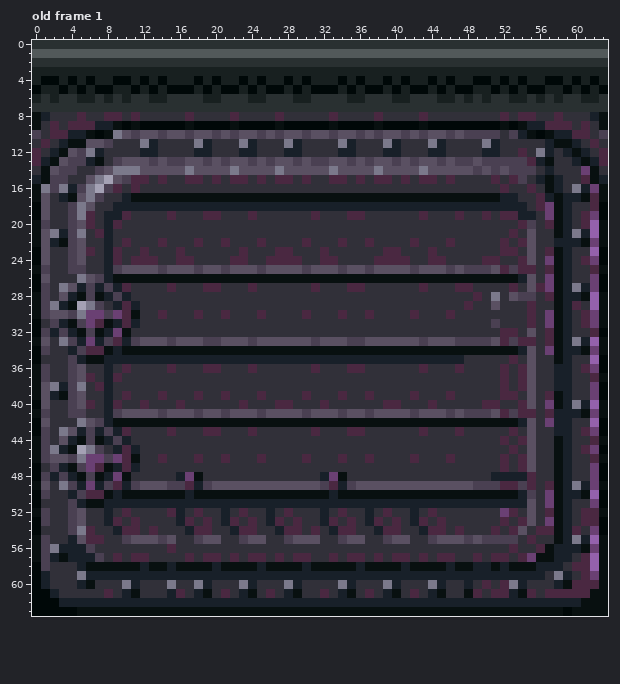
Edited in one commit: pixel-art file (art/sprites/door3.aseprite). The picture above was drawn from the file before the commit.
64x64 pixels, 1 frame. Shown: old frame 1. The commit also changed other frames, which this record leaves out.
The same view after the edit:
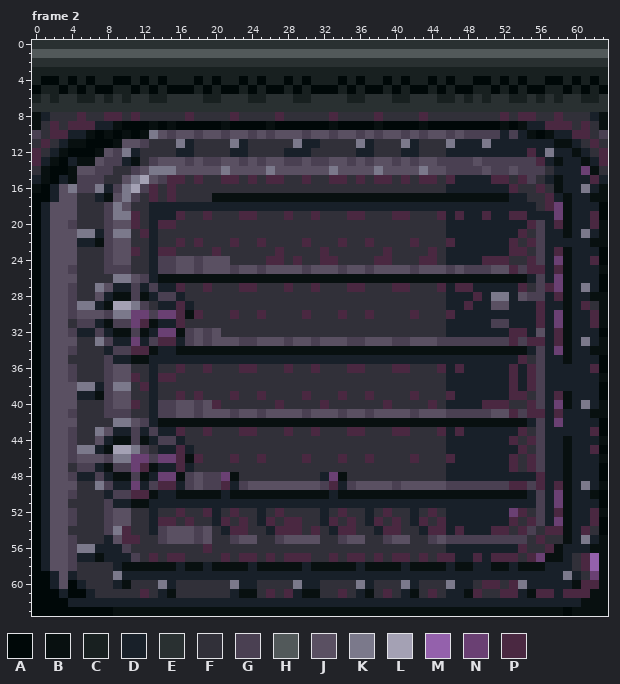
Palette (. is transparent): A #000808  B #081010  C #182020  D #182029  E #293031  F #313039  G #4a4052  H #52595a  J #5a5062  K #7b798b  L #a4a1b4  M #9461ac  N #6a4073  P #4a2841
A new or re-ordered frame is compared with the old frame closest to it.
Edits made:
frames 1 -> 3
Changed rows in their new state; - is an unchanged pixel.
Frame 2 is new; against old frame 1, layer "Layer 1":
first column x 0:
 9 -----------A-B-B-A---BA---BA-----------------------------------
10 ---------ABABKJG-JG-JGJ-GJGJ------------------------D----------
11 ------AAABJJGF--KDFF--KDF---FKDD--FFKD-FFKD-FFKDDD--DDDDD------
12 ----AAABJGKDFF--DDFF--D-F-----D---FFDD-FFDD-FFDDDD--DDDPDKD----
13 ---ADBBJG-DBF--JJG--GJ-GJGJ-G-----------------G--------GPDBD---
14 --AABJJ-GFFG-KKK-J---KJ---KJ------------------GGG---GJ--GFDDD--
15 --ADBGGGFFJKLJGPPF--FP-FPFP-F------------------DDDD-PFPGFDBDDDP
16 -ADJK-GKDGKLGP-P------------------------------DDDDDDDP-FPFBDDKD
17 AADJJFFDBJKGFPFPFFFF--------------------------------B-D-FPDB-DB
18 -DJJJFF-GKJFF------------------------------------------DFPNBDDD
19 -DJJJFF-GKKP-DDDP---F--P----P-----------PP-F-PD-DD-DD-P-DDNBDDP
20 ADJJ-FF-GJJP-DPP------------------------------DDDDDDDDDPGDPBDDP
21 ADJJJ-KDGKK-PD--------------------------------DDDDDDDDPFGDDBDKD
22 ADJJJDDBGJJ--DF-P----FP------------------------DDDDDDPFPGD---DB
23 -DJJJFF-GJJPFDPPF---P--F----F-----------F-----DDDDDDD-PFGDPBDDD
24 -DJJJF--GJJFFDGGJJGJJJFF----F-----------FF-P-FDDDD--P-FPGDNBDDP
25 ADJJ-F--G-GFFD-G-----JG-----------------------------JPG-PDPBDDD
26 -DJJJFFFFKKJGD----------------------------------------BDGDNBDDD
27 -DJJGFFKJ-DGDGDDP---F--P----P-----------PP-F-PD--DDDDDPFGPNBDKD
28 ADJ-GFFJ-BBGBDGGD-----------------------------DDD-D-KDJ-GDPB-DB
29 ADJJGK-DBLLKG-DDPD----------------------------DD-DD-JDDDPDDBDPF
30 AD---JJJ-KKNNGNNPB---FP------------------------DDDDDDDDDPDNBDDP
31 -DJJF-GD-GGNPBDDP-----------------------------DDDDD-GDDDPDNBDDP
32 -DJJGDDG-B-GBDNNBGJGJ-------------------------DDDDDDD-PDJDPBDDD
33 ADJJJFFK-D-NDGPPDG--J--G----G-----------GG-J-GG----GGPG-PDPBDKD
34 -DJJGFFFDGGPP-DD--------------------------------------BDGDNB-DB
35 -DJJFFFFG--BB-----------------------------------DDDDDDPFGDDBDDD
36 ADJJ-F--GJJ--D-FP---F--P----P-----------PP-F-PD-DDDDDPDPGD--DDP
37 ADJJ-FF-GJJP-DPP------------------------------DDDDDDDPDPGD--DDD
38 ADJJJ-KDGKK-PD--------------------------------DDDDDDDPDPGD--DDD
39 ADJJJDDBGJJ--DF-P----FP------------------------DDDDDD-PFGDPBDDD
40 -DJJJFF-GJJPFDGGJJGJP--F----F-----------F-----DDDD--P-FPGDNBDKD
41 ADJJ-F--G-GFFD-G-----JG------------------------G----JPG-PDP--DB
42 -DJJJFFFFKKJGD----------------------------------------BDGDN-DDD
43 -DJJGFFKJ-DGDGDDP---F--P----P-----------PP-F-PD-DDDDDDPFGD--DDP
44 ADJ-GFFJ-BBGBDGGD-----------------------------DDDDDDDPFPGDDBDDD
45 ADJJGK-DBLLKG-DDPD----------------------------DDDDDDDDPFGDDBDDP
46 AD---JJJ-KKNNGNNPB---FP------------------------DDDDDDPFPGDDBDDD
47 -DJJF-GD-GGNPBDDPD----------------------------DDDDDDDPFPGDDBDDD
48 -DJJGDDG-B-GBDNNBGJGGNB-----------------------DDDDD----DPDDBDDD
49 ADJJJFFK-D-NDGPPDGJ-GPDG----------------G-----GGG---G-PGPDPBDKD
50 -DJJGFFFDGGPP-DD-B---D--------------------------------BDGDNB-DB
51 -DJJFFFFG--BB------------------------------------------DGDNBDDD
52 ADJJ-F--GJJ--D-FP-FPDFPF-DFPF-----------------DDDDDDDNPFGDPBDD-
53 -DJJ-F--GJJF-DPPF--FDPFPFDPFP-----------------DDDDDDDPFPGDNBDD-
54 -DJJFFF-GK-F-DGJJJGJ-DP-F-DP------------------D-DDD-PFPGF-PBDPF
55 ADJJGFFFDJPPFF--JJ--F-GJ-F-GJ-----------------GG-G----GFP-FBDKD
56 ADJJGKKDDDG----F---P--------------------------DDDDDDDDP-FPB--DB
57 ADJJG--BDDDGFP-PPF-FFPFP-FPFP------------------DD-D--PFPN-B----
58 -DJJGFFFFD--B--BD--DB---DB--------------------------BD--B--DF--
59 -ADJDFFFFK-----------------------------------------------DDKDF-
60 -ADJA-F--DBF--KD--FF--KD----FKDD--FFKD-FFKD-FFKD---PFPKDDD-DB--
61 --ADAAD-F-FFP-DBF-FF-FDB----PDBBF-PFDB-PFDB-PFDD---F-PDBP-D----
62 ---A-----------------------------------------------------------
63 -----AAAA------------------------------------------------------
Changed places in both pictures, as pixel boxes (x1, y1, x2, y2):
changed: (32, 121, 599, 616)
